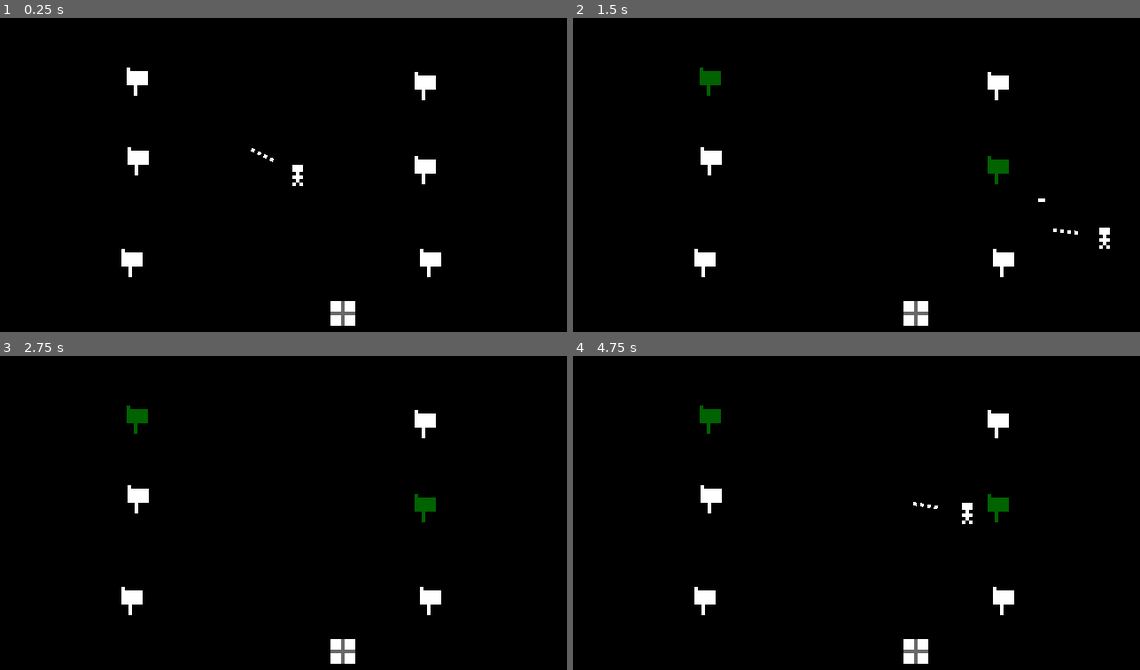
Above: before the commit, frames 1-4 (two rows, left to right).
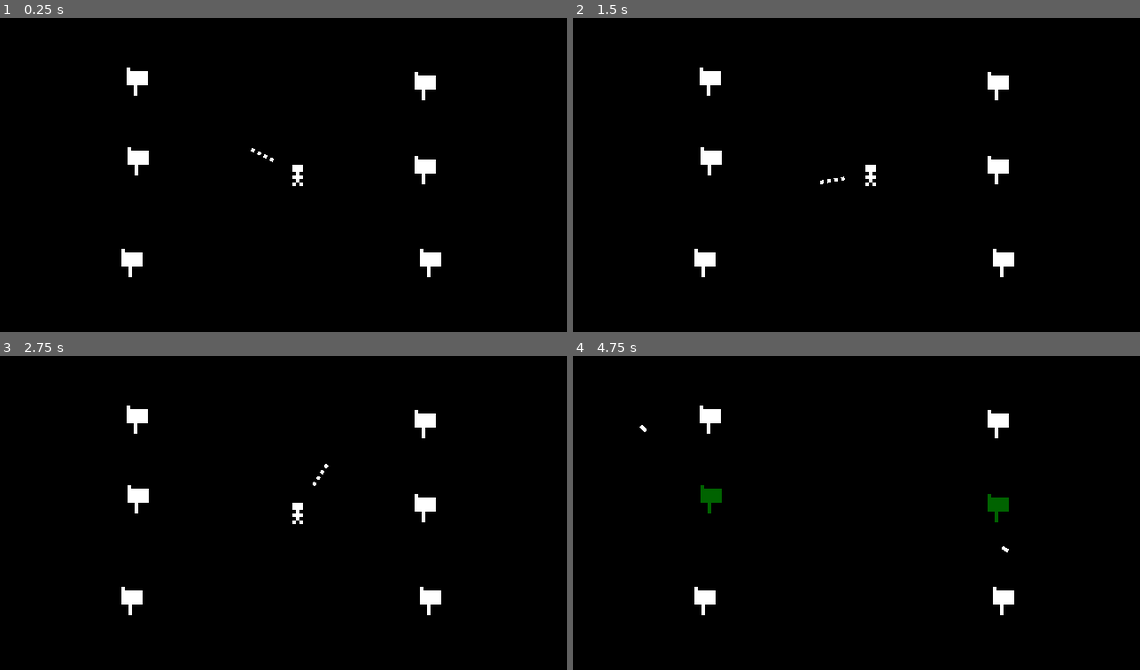
Above: after the commit, the same moments.

Repository: granumignis/PaperDelivery2000
Game: Godot game, scene res://Level00.tscn
The game is run twice, just before and just after one commit, with the same random seed, the same clock (stepped at 60 frames per second) and the same inputs.
Inputs (mouse positions are in pixels of both pictures, inside the frame that each line leads up to):
- Up to frame 1 (0.25 s): no input
- Up to frame 2 (1.5 s): tap Enter (ui_accept) at 0.5, 0.6, 0.77, 1.07, 1.35 s; move the mouse to (981, 162) at 0.52 s; hold Right (ui_right) 0.53-1.28 s; move the mouse to (743, 193) at 1.27 s; hold Down (ui_down) from 1.28 s (still down)
- Up to frame 3 (2.75 s): tap Enter (ui_accept) at 1.52, 1.82, 2.1 s; move the mouse to (340, 443) at 2.02 s; release Down (ui_down) at 2.03 s; hold Right (ui_right) from 2.03 s (still down)
- Up to frame 4 (4.75 s): move the mouse to (828, 578) at 2.77 s; release Right (ui_right) at 2.78 s; hold Up (ui_up) 2.78-3.53 s; tap Enter (ui_accept) at 2.85, 3.02, 3.32, 3.6, 3.77, 4.07, 4.35, 4.52 s; move the mouse to (1026, 563) at 3.52 s; hold Left (ui_left) from 3.53 s (still down); move the mouse to (686, 465) at 4.27 s

The runs differ from the first frame. In frame 1, 0.3% of the frame differs, in the area x 58-63%, y 90-99%; in frame 2, 1.0%, in the area x 22-95%, y 15-99%; in frame 3, 0.9%; in frame 4, 0.9%.

Commit message:
Release Candidate 1

Diff:
--- a/Level00.gd
+++ b/Level00.gd
@@ -3,22 +3,29 @@
 onready var Marquee = $Marquee
 onready var PaperBoy = $PaperBoy
 onready var JumboTron = $JumboTron
+var firstPlay = true
 
 export (int) onready var delivered = 0 setget set_delivered, get_delivered
 
 # Called when the node enters the scene tree for the first time.
 func _ready():
-	JumboTron.setJumboTronMessage("Game Start")
-
-# Called every frame. 'delta' is the elapsed time since the previous frame.
-#func _process(delta):
-#	pass
+	JumboTron.setJumboTronMessage("Game Start: 3")
+	yield(get_tree().create_timer(1.0), "timeout")
+	JumboTron.setJumboTronMessage("Game Start: 2")
+	yield(get_tree().create_timer(1.0), "timeout")
+	JumboTron.setJumboTronMessage("Game Start: 1")
+	yield(get_tree().create_timer(1.0), "timeout")
+	JumboTron.setJumboTronMessage("Game Start: 0")
+	PaperBoy.set_process(true)
+	yield(get_tree().create_timer(1.0), "timeout")
+	JumboTron.setJumboTronMessage("")
 
 func set_delivered(value):
 	delivered = value
 	JumboTron.setJumboTronMessage(str(delivered) + " Papers Delivered")
 	if delivered >= 6:
-		JumboTron.setJumboTronMessage("GAME OVER")
+		JumboTron.setJumboTronMessage("WIN")
+		PaperBoy.queue_free()
 
 
 func get_delivered():
@@ -27,3 +34,15 @@
 func _on_MailBox_NewsPaper_Delivered():
 	self.set_delivered(1)
 	print(delivered)
+
+
+func _on_PaperBoy_out_of_newspapers():
+	PaperBoy.queue_free()
+	JumboTron.setJumboTronMessage("GAME OVER")
+	yield(get_tree().create_timer(5.0), "timeout")
+	JumboTron.setJumboTronMessage("TRY AGAIN")
+	yield(get_tree().create_timer(5.0), "timeout")
+	get_tree().change_scene("res://Level00.tscn")
+
+func restart_game():
+	delivered = 0
--- a/Level00.tscn
+++ b/Level00.tscn
@@ -44,9 +44,12 @@
 position = Vector2( 36.9462, 73.3624 )
 
 [node name="ExtraPapers" parent="." instance=ExtResource( 5 )]
+visible = false
 position = Vector2( 96.6969, 83.4387 )
 
 [node name="ExtraPaperSpawner" parent="." instance=ExtResource( 6 )]
+visible = false
 position = Vector2( 83.4853, 46.2981 )
+[connection signal="out_of_newspapers" from="PaperBoy" to="." method="_on_PaperBoy_out_of_newspapers"]
 
 [editable path="ExtraPaperSpawner"]
--- a/PaperBoy.gd
+++ b/PaperBoy.gd
@@ -1,6 +1,7 @@
 extends Node2D
 
 const Newspaper = preload("res://Objects/NewsPaper.tscn")
+signal out_of_newspapers
 
 var moving = false
 export(int) var SPEED = 157
@@ -9,6 +10,9 @@
 
 onready var sprite = $Sprite
 onready var aim_visual = $"Sprite/aim-visual"
+
+func _ready():
+	set_process(false)
 
 func _process(delta):
 	moving = false
@@ -35,6 +39,7 @@
 		print("CURRENT AMMO: "+ str(AMMO))
 	else:
 		print("OUT OF NEWSPAPERS")
+		emit_signal("out_of_newspapers")
 
 func move(xspeed, yspeed, delta):
 	position.x += xspeed * delta
